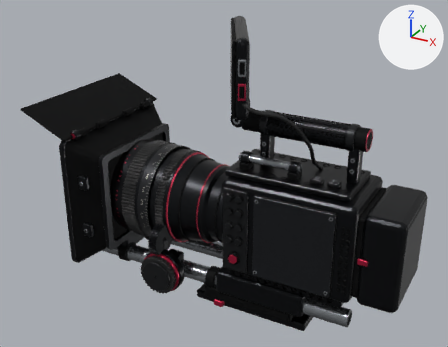
What one commit did to the Blender file models/Avaris Cinema.blend.
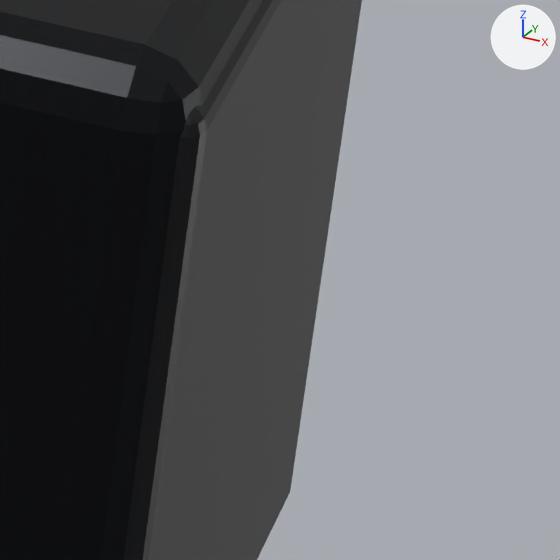
The first picture shows the older version from a 50 mm lens placed at (0.204, -0.44, 0.34), pointed at (-0.037, -0.002, 0.121). The close-ups show the older and then the newer version on the part from 86% to 99% of the width and 63% to 80% of the height of that picture. Only the edits that show in the close-ups are written down. The axes (+X, +Y, +Z) are drawn at upper right. The lights are the same throughout.

The first close-up shows 'Battery cap', 'Rear power pack'.
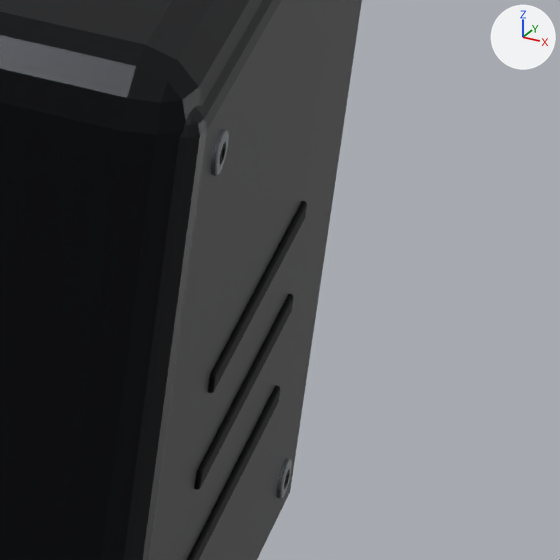
Pixel boxes [x1, y1, x2, y2] of what changed, in the close-ups (560 x 560 px):
'Battery grip recess.002', added: after [208, 201, 307, 393]
'Battery grip recess.001', added: after [194, 294, 294, 490]
'Battery grip recess', added: after [187, 385, 280, 560]
'Socket cap.009', moved, turned (not visible before): after [211, 129, 229, 176]
'Socket cap.010', moved, turned (not visible before): after [277, 458, 292, 499]
'Hex socket.009', moved, turned (not visible before): after [220, 142, 226, 165]
'Hex socket.010', moved, turned (not visible before): after [284, 469, 290, 489]

Diff of the bpy script that builds the scene:
```diff
--- a/models/Avaris Cinema.blend.py
+++ b/models/Avaris Cinema.blend.py
@@ me_cube_059_1 @@
+me_cube_059_1.from_pydata(...)  # a box spanning x -0.3..0.3, y -16.0..16.0, z -0.9..0.9
+me_cube_059_1.materials.append(mat_flocked_optical_baffles)  # black #08090a
@@ ob_socket_cap_009 @@
 ob_socket_cap_009.parent = ob_avaris___tripod_mount
-ob_socket_cap_009.location = (-146.0, -64.0, 112.0)
-ob_socket_cap_009.rotation_euler = (0.0, 0.0, 1.571)  # degrees (0, 0, 90)
+ob_socket_cap_009.location = (130.6, -26.0, 118.0)
@@ ob_hex_socket_009 @@
 ob_hex_socket_009.parent = ob_avaris___tripod_mount
-ob_hex_socket_009.location = (-146.0, -64.0, 112.0)
-ob_hex_socket_009.rotation_euler = (0.0, 0.0, 1.571)  # degrees (0, 0, 90)
+ob_hex_socket_009.location = (130.6, -26.0, 118.0)
@@ ob_socket_cap_010 @@
 ob_socket_cap_010.parent = ob_avaris___tripod_mount
-ob_socket_cap_010.location = (-146.0, 64.0, 65.0)
-ob_socket_cap_010.rotation_euler = (0.0, 0.0, 1.571)  # degrees (0, 0, 90)
+ob_socket_cap_010.location = (130.6, 26.0, 60.0)
@@ ob_hex_socket_010 @@
 ob_hex_socket_010.parent = ob_avaris___tripod_mount
-ob_hex_socket_010.location = (-146.0, 64.0, 65.0)
-ob_hex_socket_010.rotation_euler = (0.0, 0.0, 1.571)  # degrees (0, 0, 90)
+ob_hex_socket_010.location = (130.6, 26.0, 60.0)
@@ ob_battery_grip_recess_002 @@
+ob_battery_grip_recess_002 = bpy.data.objects.new('Battery grip recess.002', me_cube_059_1)
+ob_battery_grip_recess_002.parent = ob_avaris___tripod_mount
+ob_battery_grip_recess_002.location = (130.7, 0.0, 92.0)
+_m = ob_battery_grip_recess_002.modifiers.new('Machined radius', 'BEVEL')
+_m.width = 0.28
+_m.width_pct = 0.28
+_m.segments = 3
+_m = ob_battery_grip_recess_002.modifiers.new('Face weighted normals', 'WEIGHTED_NORMAL')
+_m.keep_sharp = True
@@ ob_battery_grip_recess_001 @@
+ob_battery_grip_recess_001 = bpy.data.objects.new('Battery grip recess.001', me_cube_059_1.copy())
+ob_battery_grip_recess_001.parent = ob_avaris___tripod_mount
+ob_battery_grip_recess_001.location = (130.7, 0.0, 83.0)
+_m = ob_battery_grip_recess_001.modifiers.new('Machined radius', 'BEVEL')
+_m.width = 0.28
+_m.width_pct = 0.28
+_m.segments = 3
+_m = ob_battery_grip_recess_001.modifiers.new('Face weighted normals', 'WEIGHTED_NORMAL')
+_m.keep_sharp = True
@@ ob_battery_grip_recess @@
+ob_battery_grip_recess = bpy.data.objects.new('Battery grip recess', me_cube_059_1.copy())
+ob_battery_grip_recess.parent = ob_avaris___tripod_mount
+ob_battery_grip_recess.location = (130.7, 0.0, 74.0)
+_m = ob_battery_grip_recess.modifiers.new('Machined radius', 'BEVEL')
+_m.width = 0.28
+_m.width_pct = 0.28
+_m.segments = 3
+_m = ob_battery_grip_recess.modifiers.new('Face weighted normals', 'WEIGHTED_NORMAL')
+_m.keep_sharp = True
```
